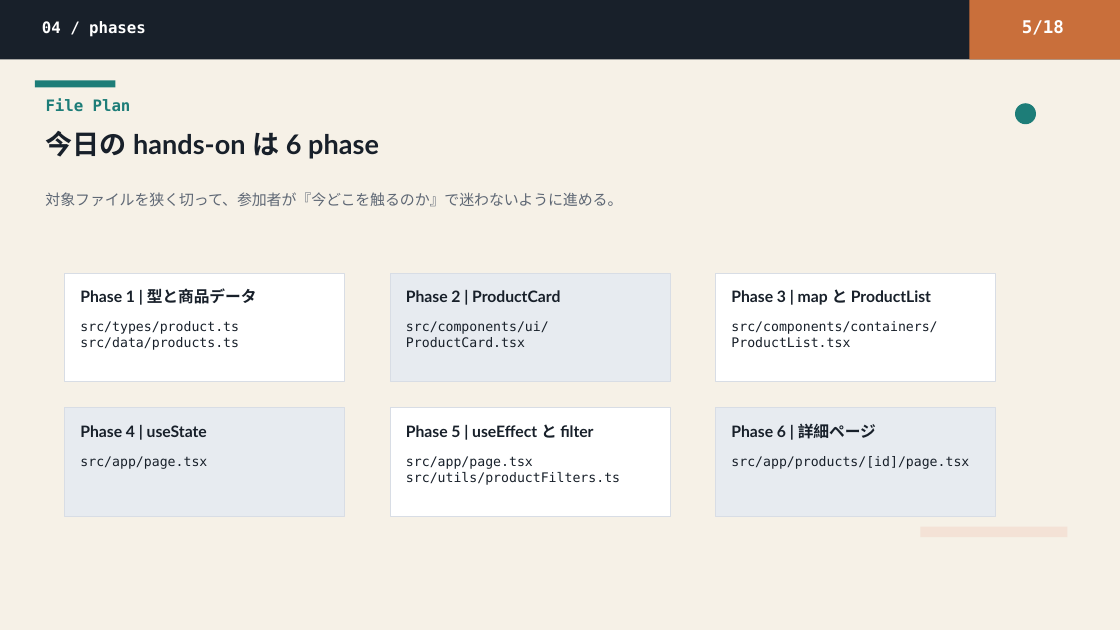
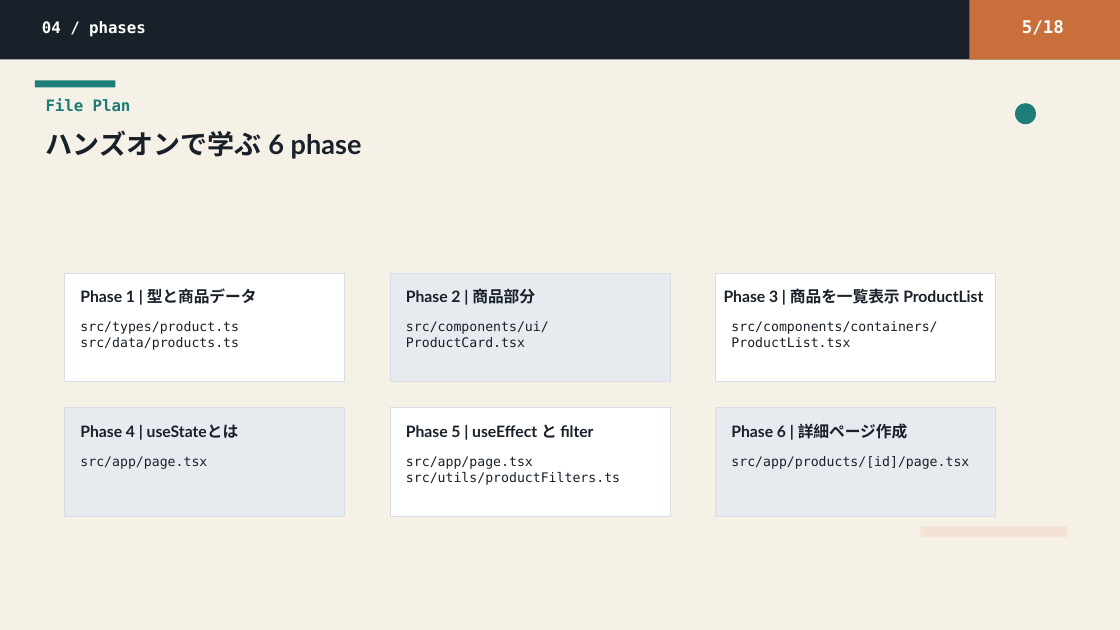
Before and after one commit to Kyutech-Code-Lab/KCLhackEC-2026, a slide deck: slide 3 of materials/2026/slides/kcl-frontend-2026-handson-ans.pptx (slide 5 before the commit). Drawn at 1120x630 pixels with LibreOffice and Linux fonts; fonts in the diff are those of the drawing. Boxes give left, top, right and bottom in pixels: in the first picture for what was removed or moved away, otherwise in the second. Text is boxed around its words. In the diff, an @@ line names an element or a change of style, - is before the commit and + after.

```diff
--- a/materials/2026/slides/kcl-frontend-2026-handson-ans.pptx
+++ b/materials/2026/slides/kcl-frontend-2026-handson-ans.pptx
@@ rectangle: place and size @@
-rectangle at <box>0,0,1120,630</box>
+rectangle at <box>0,26,1120,630</box>
@@ text at <box>45,131,362,159</box>: text changed @@
-今日の hands-on は 6 phase
+ハンズオンで学ぶ 6 phase
@@ text removed at <box>45,192,622,207</box> @@
-対象ファイルを狭く切って、参加者が『今どこを触るのか』で迷わないように進める。
@@ text at <box>406,288,535,304</box>: text changed @@
-Phase 2 | ProductCard
+Phase 2 | 商品部分
@@ text at <box>724,288,983,304</box>: text changed @@
-Phase 3 | map と ProductList
+Phase 3 | 商品を一覧表示 ProductList
@@ text at <box>80,424,239,438</box>: text changed @@
-Phase 4 | useState
+Phase 4 | useStateとは
@@ text at <box>731,423,907,439</box>: text changed @@
-Phase 6 | 詳細ページ
+Phase 6 | 詳細ページ作成
```
Also in this commit, not shown: 4 other slides changed, 3 slides removed, 7 other files.
